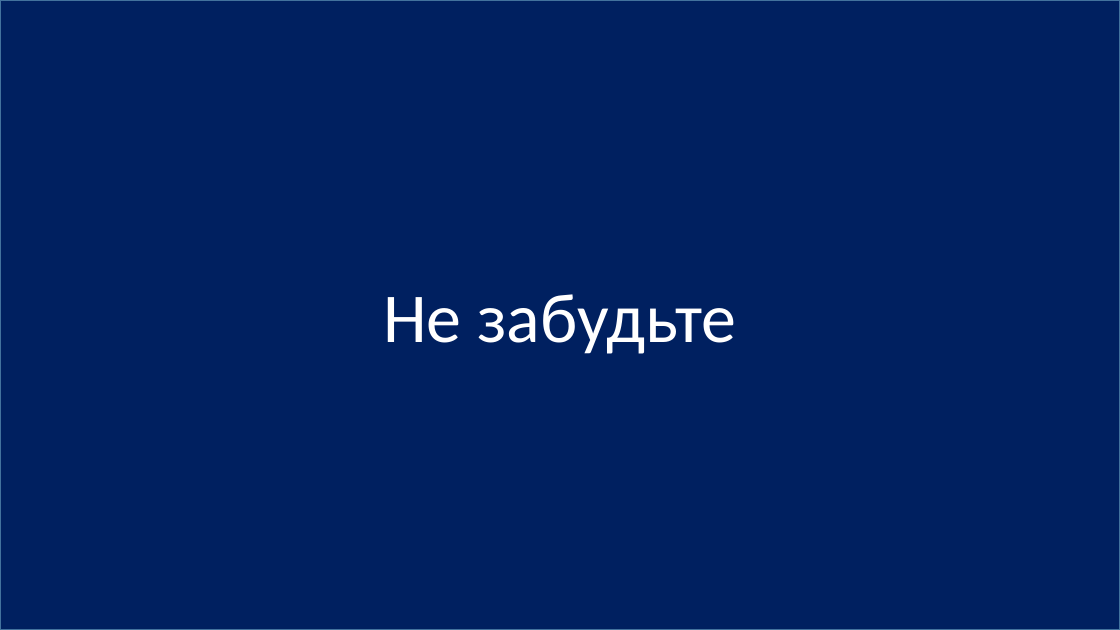
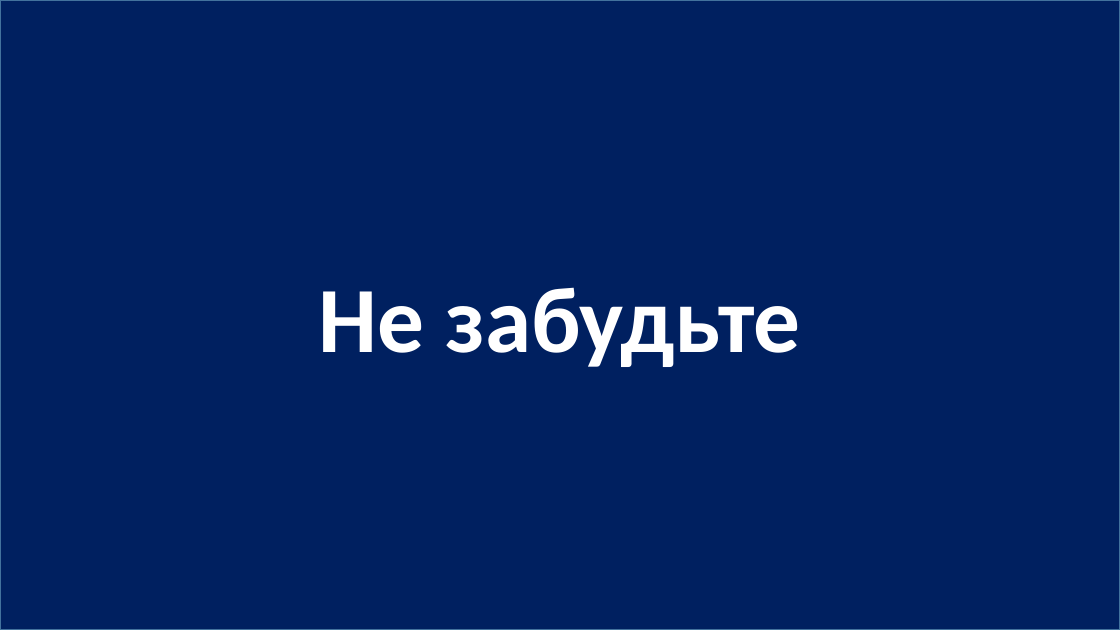
Before and after one commit to js-10-ort-dnipro/lesson01, a slide deck: slide 66 of lesson01.pptx. Drawn at 1120x630 pixels with LibreOffice and Linux fonts; fonts in the diff are those of the drawing. Boxes give left, top, right and bottom in pixels: in the first picture for what was removed or moved away, otherwise in the second. Text is boxed around its words. In the diff, an @@ line names an element or a change of style, - is before the commit and + after.

```diff
--- a/lesson01.pptx
+++ b/lesson01.pptx
@@ rectangle "Не забудьте" at bbox=[0, 0, 1120, 630]: size 60 to 80 pt, bold on @@
```
Also in this commit, not shown: 15 other slides changed, 1 other file.
